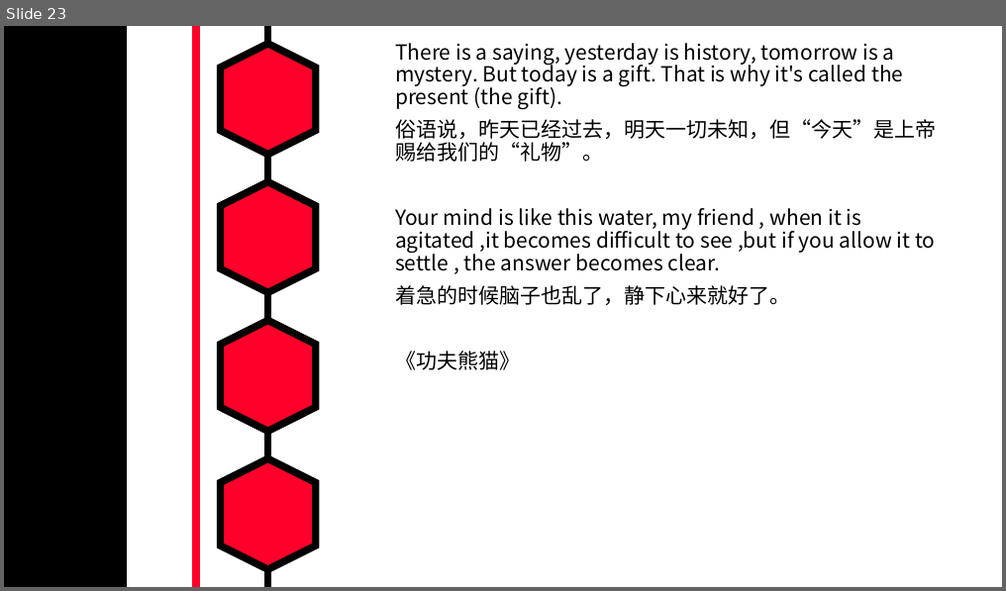
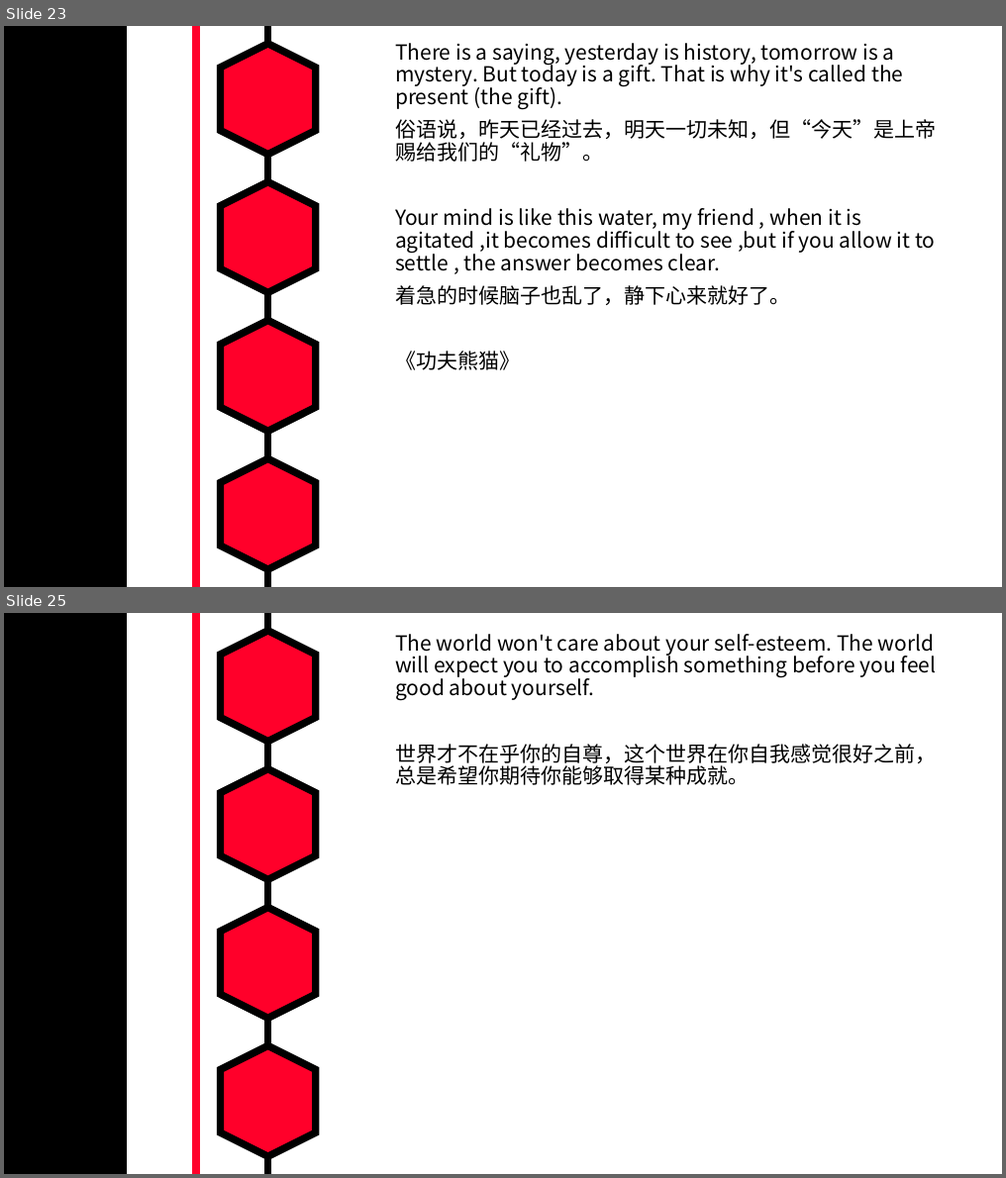
Before and after one commit to MarkShen1992/PPT-template, a slide deck: morning reading/iridescent english sentenses.pptx. Shown one above the other, each under a label of ours: slide 23 before the commit, slides 23 and 25 after it; the slides between them are not shown. The pictures are 1006x591 and 1006x1178 pixels, drawn with LibreOffice and Linux fonts; fonts in the diff are those of the drawing. Boxes give left, top, right and bottom in pixels: in the first picture for what was removed or moved away, otherwise in the second. Text is boxed around its words. In the diff, an @@ line names an element or a change of style, - is before the commit and + after.

```diff
--- a/morning reading/iridescent english sentenses.pptx
+++ b/morning reading/iridescent english sentenses.pptx
@@ slide 25 added at (4, 613, 1002, 1174), background #FFFFFF; not listed: 7 template elements that a slide beside it also shows @@
@@ text added at (395, 634, 937, 785), 20 pt, text #000000 @@
+The world won't care about your self-esteem. The world will expect you to accomplish something before you feel good about yourself.
+世界才不在乎你的自尊，这个世界在你自我感觉很好之前，总是希望你期待你能够取得某种成就。
```
Also in this commit, not shown: 1 other slide added.
